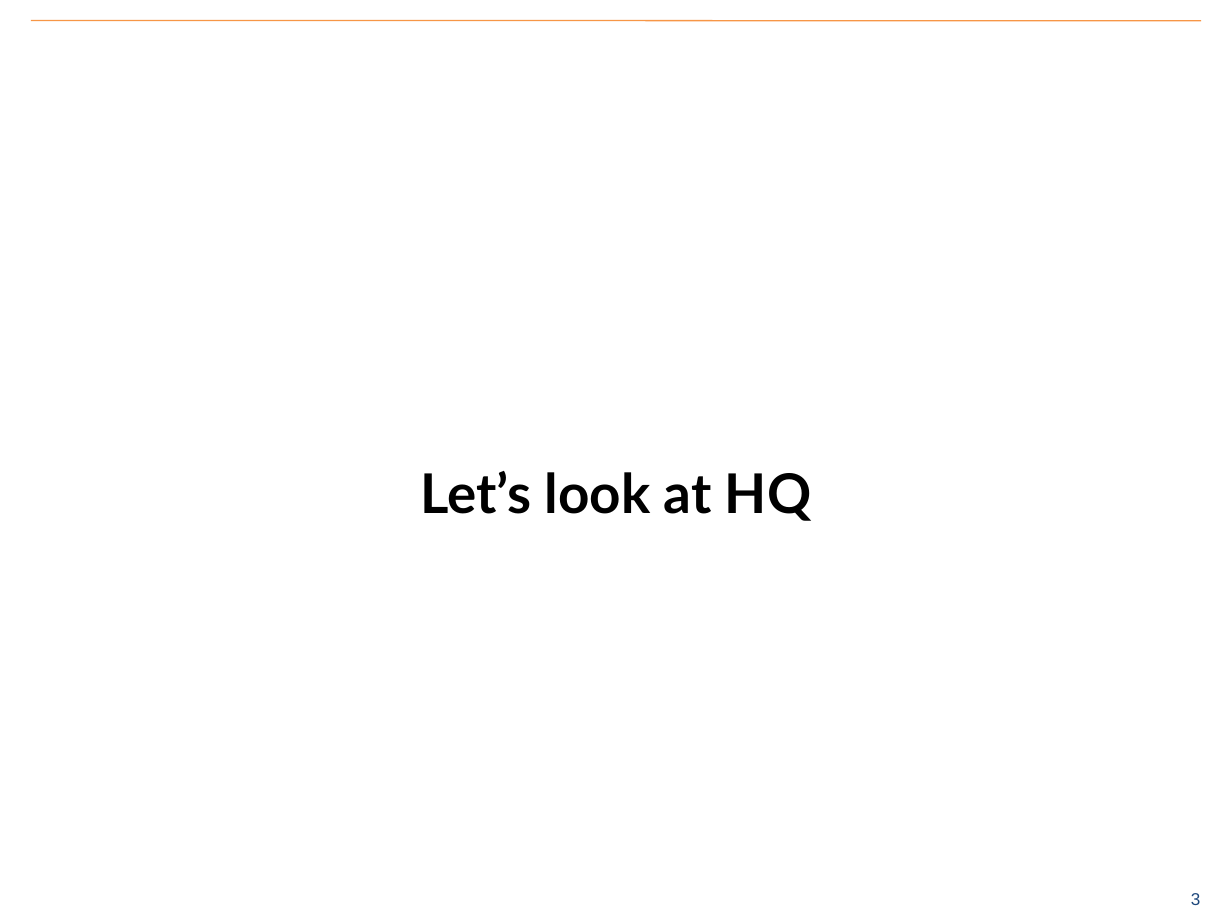
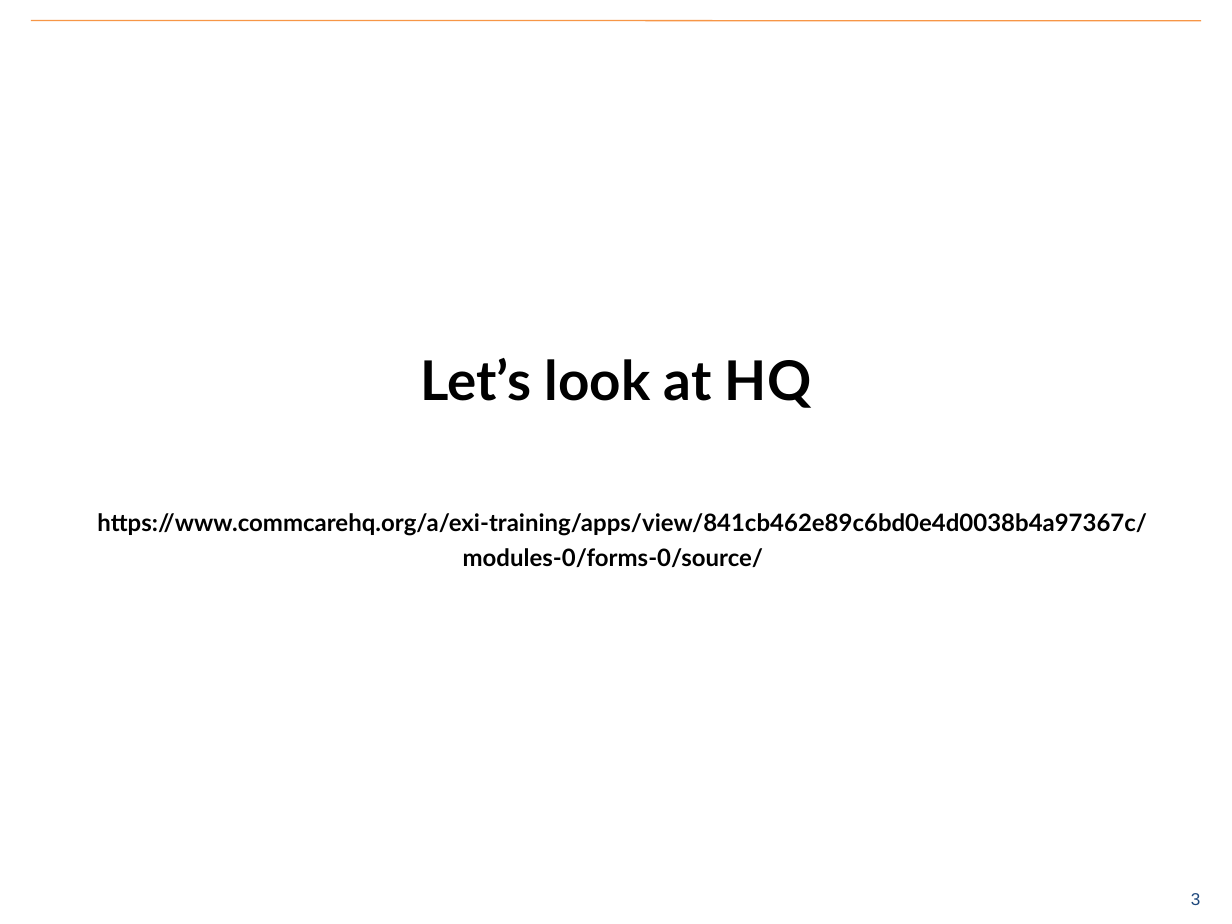
Before and after one commit to benrudolph/exi-training, a slide deck: slide 4 of FormBuilding/advanced_form_builder.pptx. Drawn at 1232x924 pixels with LibreOffice and Linux fonts; fonts in the diff are those of the drawing; background and template pictures are left out. Boxes give left, top, right and bottom in pixels: in the first picture for what was removed or moved away, otherwise in the second. Text is boxed around its words. In the diff, an @@ line names an element or a change of style, - is before the commit and + after.

```diff
--- a/FormBuilding/advanced_form_builder.pptx
+++ b/FormBuilding/advanced_form_builder.pptx
@@ title at box(97, 358, 1147, 567): text changed; size 32 to 14 pt @@
-Let’s look at HQ
+Let’s look at HQ
+https://www.commcarehq.org/a/exi-training/apps/view/841cb462e89c6bd0e4d0038b4a97367c/modules-0/forms-0/source/
```
Also in this commit, not shown: 2 other files.
